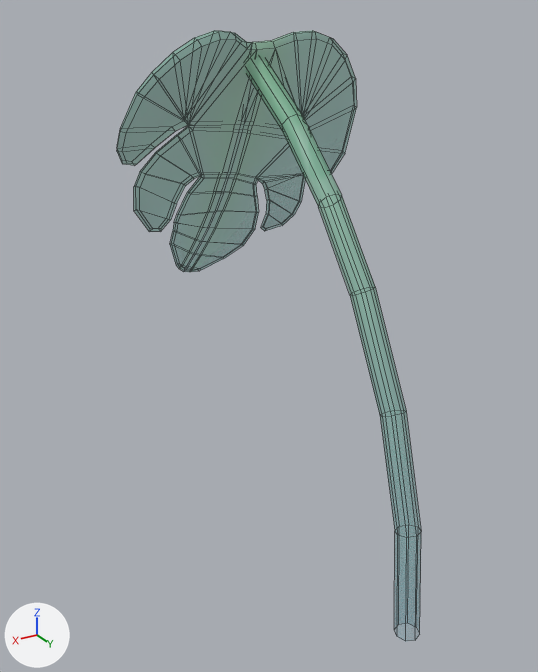
An edit to the FBX model Assets/Models/Tiny Treats plants/monstera_leaf_large_B.fbx, drawn before and after from the same camera.
Both versions are drawn from a camera (50 mm lens) standing at (1.64, 1.67, 2.26) and looking at (0.17, -0.78, 1.04). Arrows for +X, +Y and +Z are at lower left; the lights stay in place. Mesh edges are drawn as thin lines. Objects named as collision shapes, trigger or cutter boxes, shadow casters or lower levels of detail are left out. Where no turn or scale is listed for an object, it has been applied to the vertices.

Names of what the first picture shows: 'monstera_leaf_large_B'.
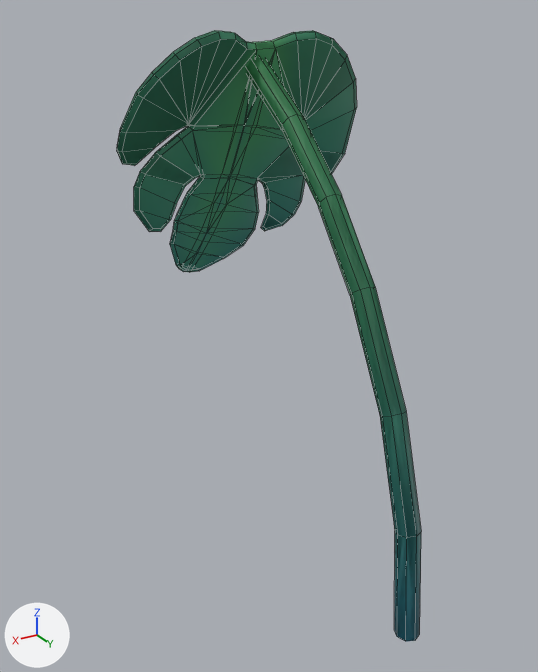
Scene script edits in JSON lines:
```json
{"op": "set", "path": "img_tiny_treats_texture_1_png", "old": "load_image('tiny_treats_texture_1.png', 'tiny_treats_texture_1.png', 1024, 1024, 'Non-Color')", "new": "load_image('tiny_treats_texture_1.png', 'tiny_treats_texture_1.png', 1024, 1024, 'sRGB')"}
{"op": "remove", "block": "mat_tiny_treats_1", "code": "n3 = _N.new('ShaderNodeTexImage'); n3.name = 'Image Texture.001'"}
{"op": "remove", "block": "mat_tiny_treats_1", "code": "n3.image = img_tiny_treats_texture_1_png"}
{"block": "mat_tiny_treats_1", "where": "n0 = _N.new('ShaderNodeBsdfPrincipled'); n0.name = 'Principled BSDF'"}
{"op": "remove", "block": "mat_tiny_treats_1", "code": "_L.new(n3.outputs[0], n0.inputs[4])  # 'Color' to 'Alpha'"}
{"block": "mat_tiny_treats_1", "where": "n2 = _N.new('ShaderNodeTexImage'); n2.name = 'Image Texture'"}
{"op": "add", "block": "mat_tiny_treats_1", "code": "_L.new(n2.outputs[1], n0.inputs[4])  # 'Alpha' to 'Alpha'"}
{"op": "add", "block": "me_monstera_leaf_large_b_001", "code": ["me_monstera_leaf_large_b_001 = bpy.data.meshes.new('monstera_leaf_large_B.001')", "me_monstera_leaf_large_b_001.from_pydata(...)  # 277 vertices, 311 faces; spans x -0.51..0.57, y -1.5..0.05, z 0.0..2.21", "me_monstera_leaf_large_b_001.materials.append(mat_tiny_treats_1)  # picture img_tiny_treats_texture_1_png"]}
{"op": "add", "block": "ob_monstera_leaf_large_b_lod1", "code": ["ob_monstera_leaf_large_b_lod1 = bpy.data.objects.new('monstera_leaf_large_B_LOD1', me_monstera_leaf_large_b_001)", "ob_monstera_leaf_large_b_lod1.location = (0.0, 0.0, 0.0)"]}
```

Changed parts and their boxes [x1, y1, x2, y2] in the pictures (538 x 672 px):
```json
{"object": "monstera_leaf_large_B", "change": "surface changed", "before": [117, 30, 421, 642], "after": [117, 30, 421, 642]}
{"object": "monstera_leaf_large_B_LOD1", "change": "added", "after": [117, 30, 421, 641], "on screen": "green"}
```
